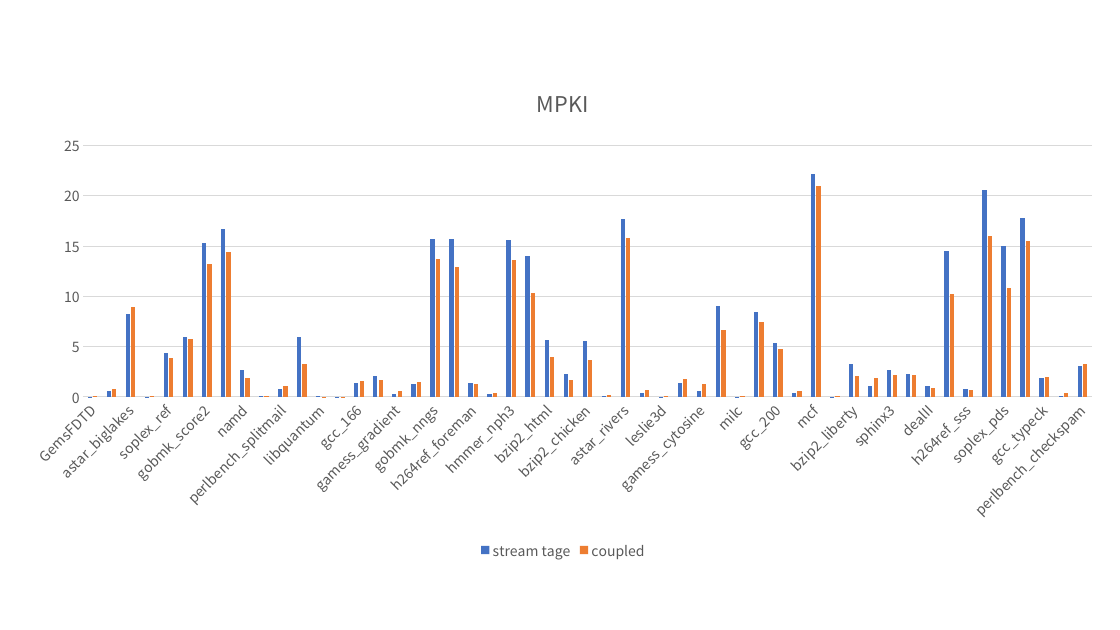
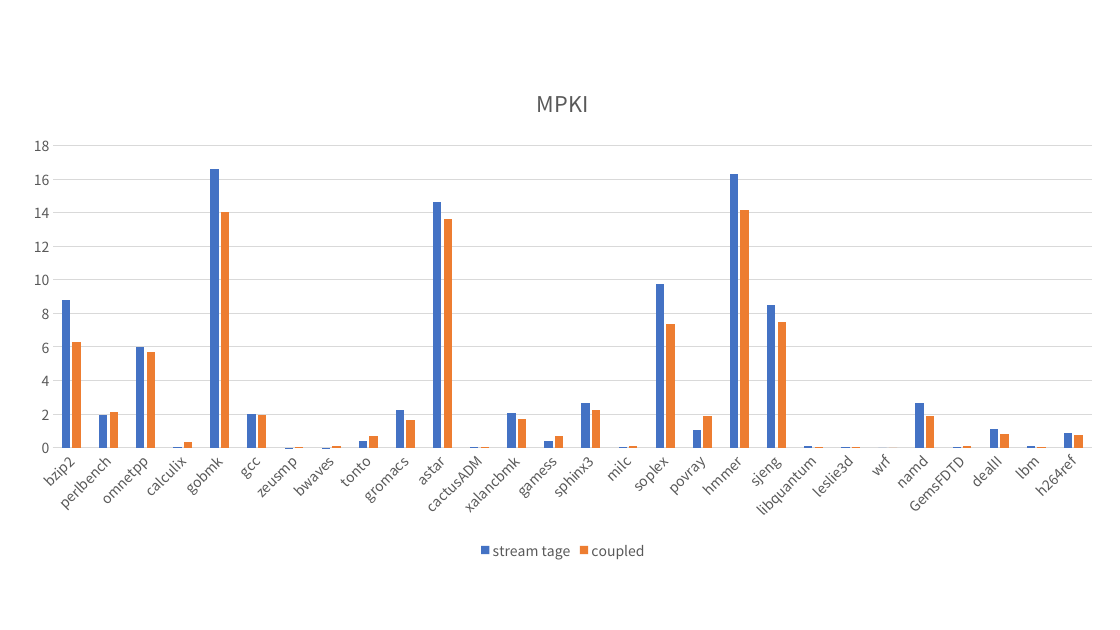
Before and after one commit to MaxKev1n/decoupled_frontend_stat, a slide deck: slide 1 of graph.pptx. Drawn at 1120x630 pixels with LibreOffice and Linux fonts; fonts in the diff are those of the drawing. Boxes give left, top, right and bottom in pixels: in the first picture for what was removed or moved away, otherwise in the second. Text is boxed around its words. In the diff, an @@ line names an element or a change of style, - is before the commit and + after.

```diff
--- a/graph.pptx
+++ b/graph.pptx
@@ column chart at (12,66,1114,565) @@
-categories: GemsFDTD, perlbench_diffmail, astar_biglakes, bwaves, soplex_ref, omnetpp, gobmk_score2, hmmer_retro, namd, lbm, perlbench_splitmail, gcc_scilab, libquantum, cactusADM, gcc_166, xalancbmk, gamess_gradient, gcc_s04, gobmk_nngs, gobmk_trevord, h264ref_foreman, gamess_triazolium, hmmer_nph3, bzip2_combined, bzip2_html, gromacs, bzip2_chicken, gcc_expr, astar_rivers, tonto, leslie3d, gcc_cpdecl, gamess_cytosine, bzip2_program, milc, sjeng, gcc_200, gcc_g23, mcf, zeusmp, bzip2_liberty, povray, sphinx3, gcc_expr2, dealII, bzip2_source, h264ref_sss, gobmk_13x13, soplex_pds, gobmk_trevorc, gcc_typeck, calculix, perlbench_checkspam
+categories: bzip2, perlbench, omnetpp, calculix, gobmk, gcc, zeusmp, bwaves, tonto, gromacs, astar, cactusADM, xalancbmk, gamess, sphinx3, milc, soplex, povray, hmmer, sjeng, libquantum, leslie3d, wrf, namd, GemsFDTD, dealII, lbm, h264ref
-stream tage: 0, 0.6, 8.2, 0, 4.4, 6, 15.3, 16.7, 2.6, 0.1, 0.8, 6, 0.1, 0, 1.4, 2, 0.3, 1.2, 15.7, 15.7, 1.3, 0.2, 15.6, 14, 5.6, 2.2, 5.6, 0.1, 17.7, 0.4, 0, 1.4, 0.6, 9.1, 0, 8.5, 5.4, 0.4, 22.2, 0, 3.3, 1, 2.7, 2.3, 1.1, 14.5, 0.8, 20.5, 15, 17.8, 1.9, 0.1, 3.1
+stream tage: 8.8, 1.9, 6, 0.1, 16.6, 2, 0, 0, 0.4, 2.2, 14.6, 0, 2, 0.4, 2.7, 0, 9.8, 1, 16.3, 8.5, 0.1, 0, 0, 2.6, 0, 1.1, 0.1, 0.9
-coupled: 0.1, 0.8, 8.9, 0.1, 3.8, 5.7, 13.2, 14.4, 1.9, 0, 1, 3.3, 0, 0, 1.6, 1.7, 0.6, 1.5, 13.7, 12.9, 1.2, 0.4, 13.7, 10.3, 4, 1.7, 3.7, 0.2, 15.8, 0.7, 0.1, 1.8, 1.2, 6.7, 0.1, 7.5, 4.8, 0.6, 21, 0, 2, 1.9, 2.2, 2.2, 0.8, 10.2, 0.7, 16, 10.8, 15.5, 2, 0.4, 3.3
+coupled: 6.3, 2.1, 5.7, 0.4, 14, 1.9, 0, 0.1, 0.7, 1.7, 13.6, 0, 1.7, 0.7, 2.2, 0.1, 7.4, 1.9, 14.2, 7.5, 0, 0.1, 0, 1.9, 0.1, 0.8, 0, 0.8
```
Also in this commit, not shown: 1 other slide changed, 12 other files.
